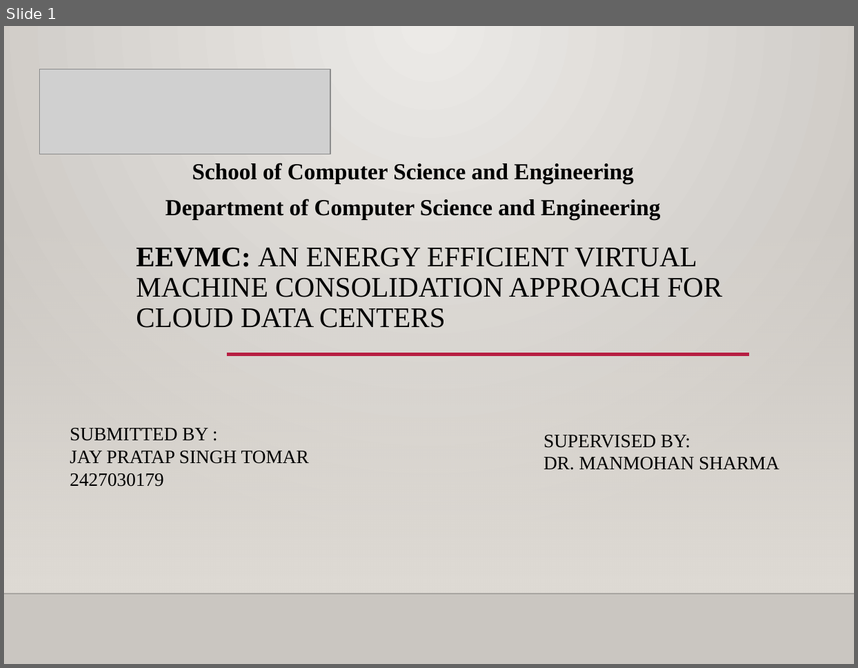
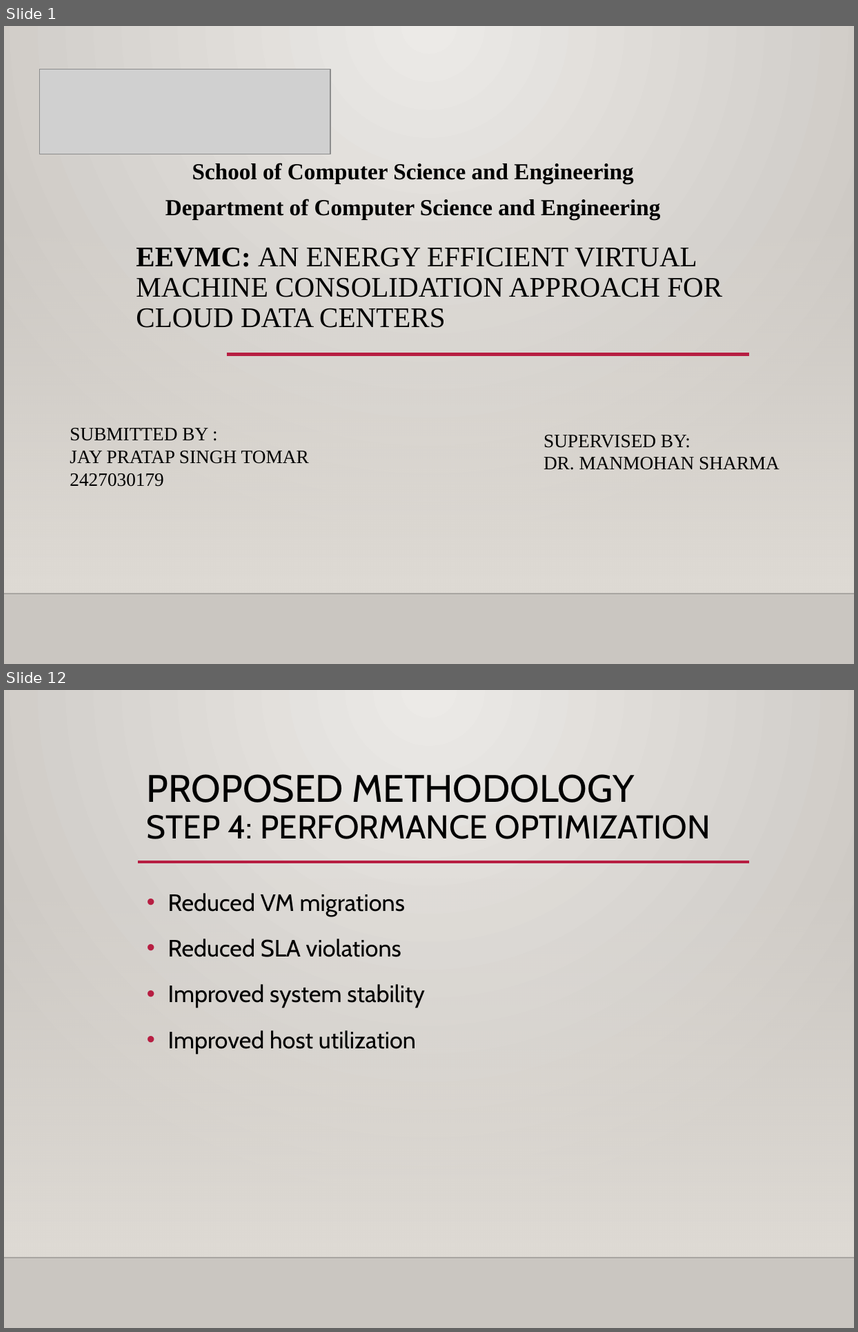
Before and after one commit to jaytomar19/Pbl_Jay-Pratap-Singh-Tomar, a slide deck: PBL PPT.pptx. Shown one above the other, each under a label of ours: slide 1 before the commit, slides 1 and 12 after it; the slides between them are not shown. The pictures are 858x668 and 858x1332 pixels, drawn with LibreOffice and Linux fonts; fonts in the diff are those of the drawing; grey boxes stand for pictures; background and template pictures are left out. Boxes give left, top, right and bottom in pixels: in the first picture for what was removed or moved away, otherwise in the second. Text is boxed around its words. In the diff, an @@ line names an element or a change of style, - is before the commit and + after.

```diff
--- a/PBL PPT.pptx
+++ b/PBL PPT.pptx
@@ slide 12 added at [4,690,854,1328], background gradient #ECEAE7 to #CAC7C1; not listed: 2 template elements that a slide beside it also shows @@
@@ title added at [147,774,711,839], 27.9 pt, text #000000 @@
+PROPOSED METHODOLOGY
+STEP 4: PERFORMANCE OPTIMIZATION
@@ line added from (139, 862) to (749, 862), #B71E42 2.5 pt @@
@@ text added at [168,893,425,1054], 20 pt, text #000000 @@
+• Reduced VM migrations
+• Reduced SLA violations
+• Improved system stability
+• Improved host utilization
```
Also in this commit, not shown: 8 slides changed, 6 other slides added, 2 slides removed.
